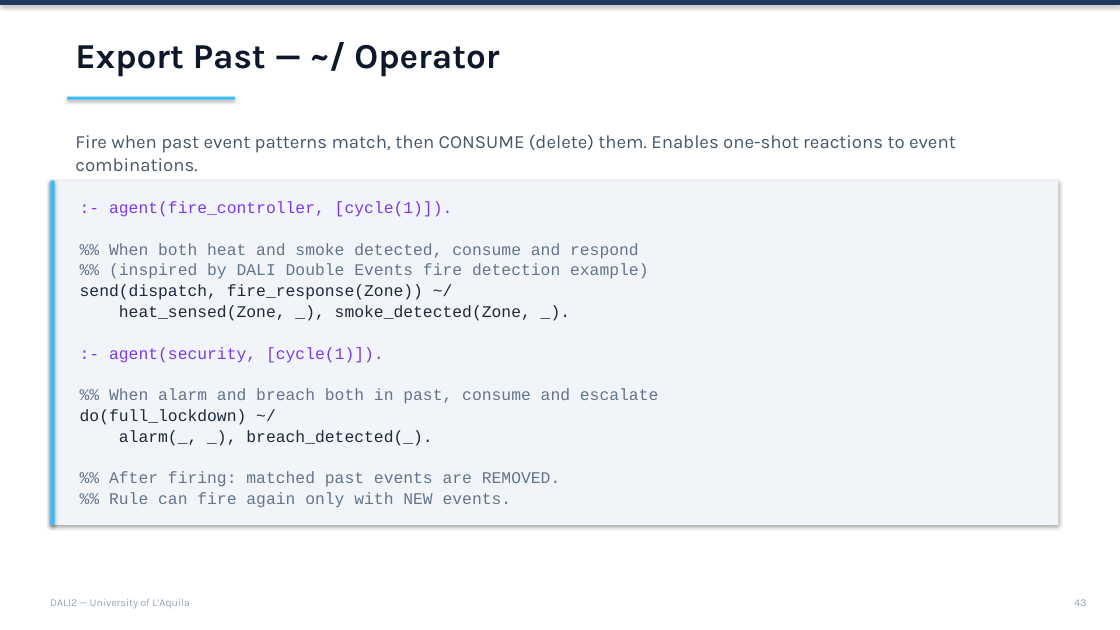
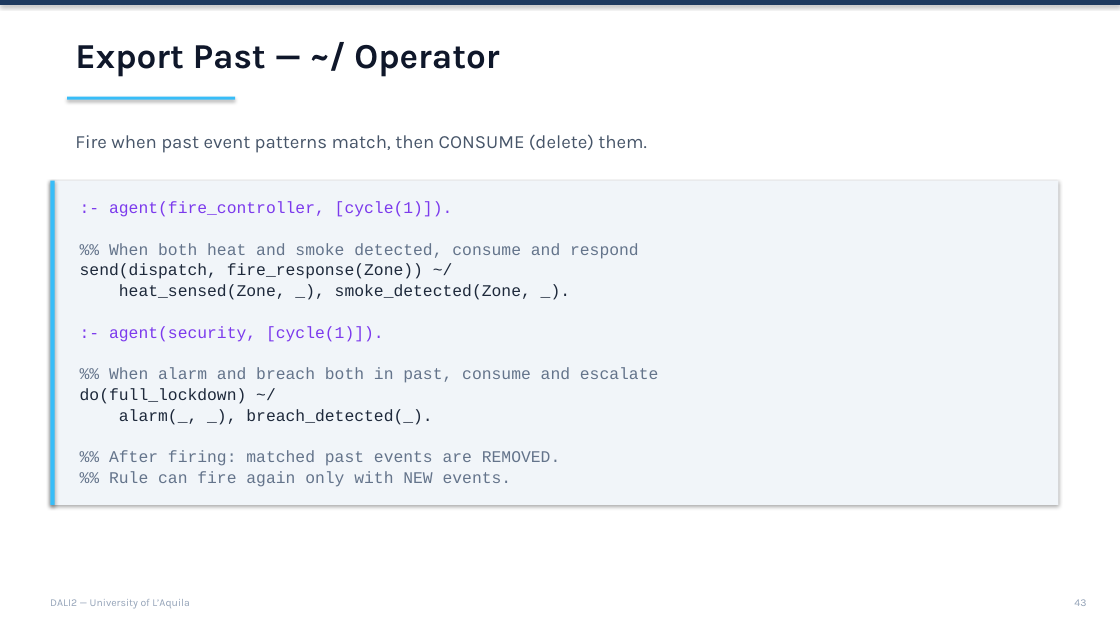
Before and after one commit to AAAI-DISIM-UnivAQ/DALI2, a slide deck: slide 43 of slides/Slides.pptx. Drawn at 1120x630 pixels with LibreOffice and Linux fonts; fonts in the diff are those of the drawing. Boxes give left, top, right and bottom in pixels: in the first picture for what was removed or moved away, otherwise in the second. Text is boxed around its words. In the diff, an @@ line names an element or a change of style, - is before the commit and + after.

```diff
--- a/slides/Slides.pptx
+++ b/slides/Slides.pptx
@@ text at [75, 134, 647, 153]: text changed @@
-Fire when past event patterns match, then CONSUME (delete) them. Enables one-shot reactions to event combinations.
+Fire when past event patterns match, then CONSUME (delete) them.
@@ rectangle: place and size @@
-rectangle at [50, 181, 1059, 525]
+rectangle at [50, 181, 1059, 505]
@@ rectangle: place and size @@
-rectangle at [50, 181, 55, 525]
+rectangle at [50, 181, 55, 505]
@@ text at [109, 263, 648, 279]: paragraph removed @@
-%% (inspired by DALI Double Events fire detection example)
```
Also in this commit, not shown: 19 other slides changed, 6 other files.
